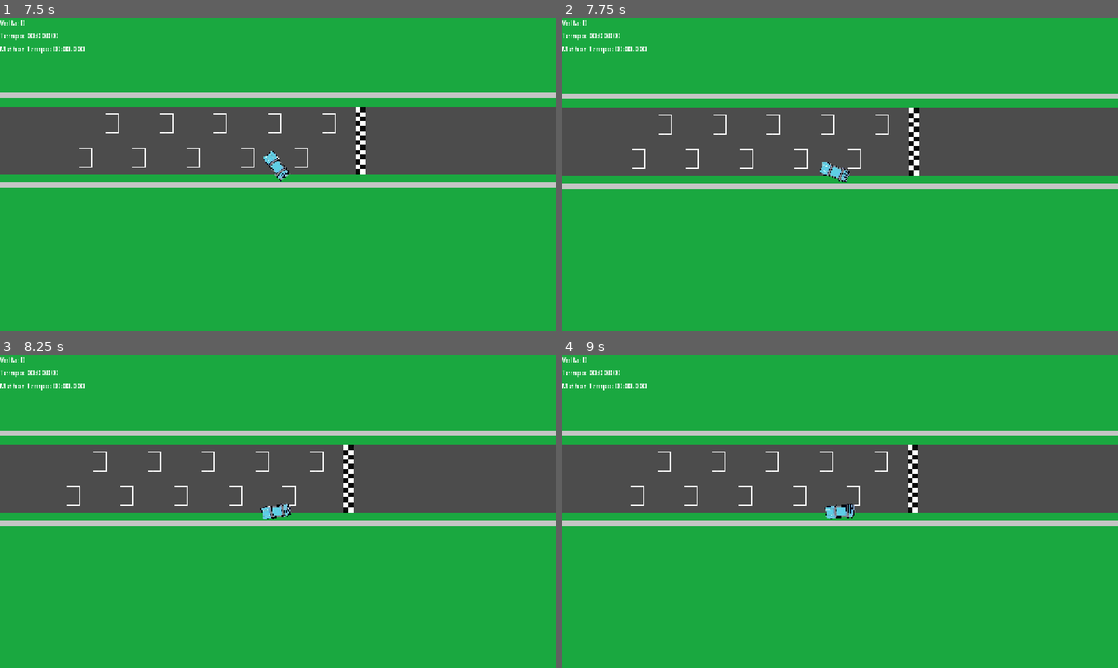
Above: before the commit, frames 1-4 (two rows, left to right).
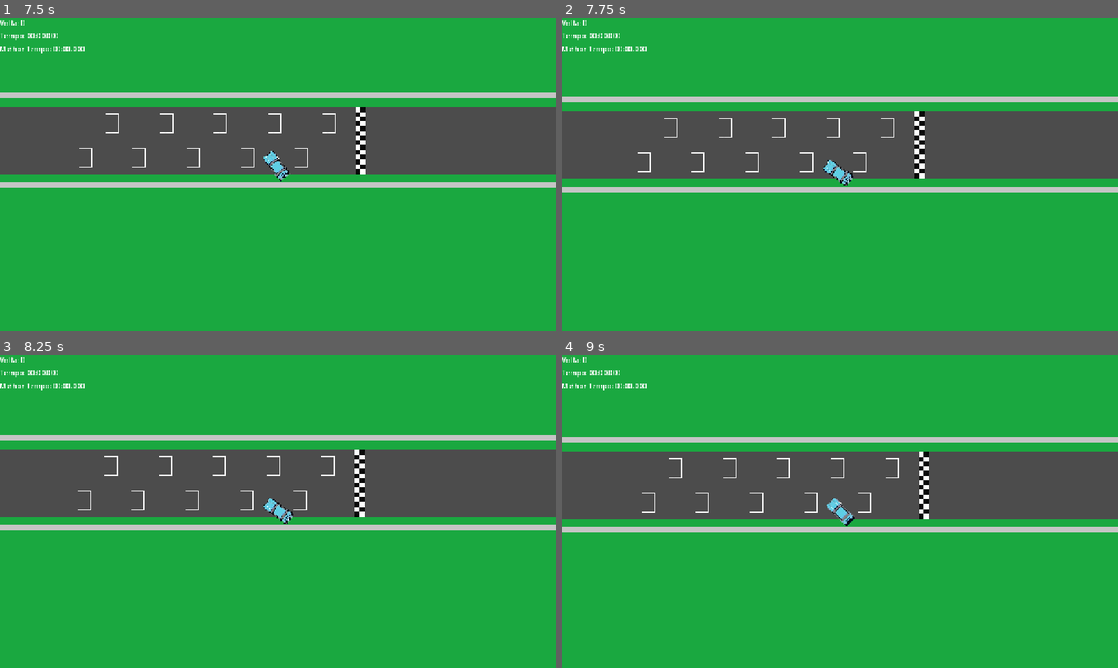
Above: after the commit, the same moments.

Repository: viictor1/Route-207
Game: Godot game, scene res://scenes/menu.tscn
Two runs of this game, one before a commit and one after it. Both use one fixed random seed, a clock stepped at 60 frames per second and the inputs below.
Inputs:
- Up to frame 1 (7.5 s): click "Time Attack" at 0.5 s; click "Pista 1 - EUA" at 1.25 s; tap Enter at 2, 5 s; hold D (steer_right) 2.03-2.78 s; tap W (throttle) every 0.75 s from 2.1 to 7.35 s; tap Space (handbrake) at 2.75, 5.75 s; hold S (brake) 2.78-3.53 s; hold D (steer_right) 3.53-5.03 s; hold A (steer_left) 5.03-6.53 s; hold S (brake) 6.53-7.28 s; hold D (steer_right) from 7.28 s (still down)
- Up to frame 2 (7.75 s): keep holding D (steer_right)
- Up to frame 3 (8.25 s): keep holding D (steer_right); tap W (throttle) at 8.1 s
- Up to frame 4 (9 s): keep holding D (steer_right); tap Enter at 8.75 s; tap W (throttle) at 8.85 s

Frame 1 is identical in both runs. In frame 2, 7.4% of the frame differs, in the area x 0-100%, y 24-56%; in frame 3, 9.9%; in frame 4, 12%, in the area x 0-100%, y 24-57%.

Commit message:
fix: carro não perde velocidade ao raspar a traseira no muro

Diff:
--- a/scenes/car/car.gd
+++ b/scenes/car/car.gd
@@ -62,7 +62,10 @@
 	velocity = model.velocity
 	rotation = model.heading
 	move_and_slide()
-	model.velocity = get_real_velocity()
+	for i in get_slide_collision_count():
+		var normal := get_slide_collision(i).get_normal()
+		if model.velocity.dot(normal) < 0.0:
+				model.velocity = model.velocity.slide(normal)
 	var t := clampf(absf(model.speed) / model.max_speed, 0.0, 1.0)
 	_som_motor.pitch_scale = lerpf(0.7, 1.6, t)
 	_som_motor.volume_db = lerpf(-37.0, -7.0, minf(t * 4.0, 1.0))
